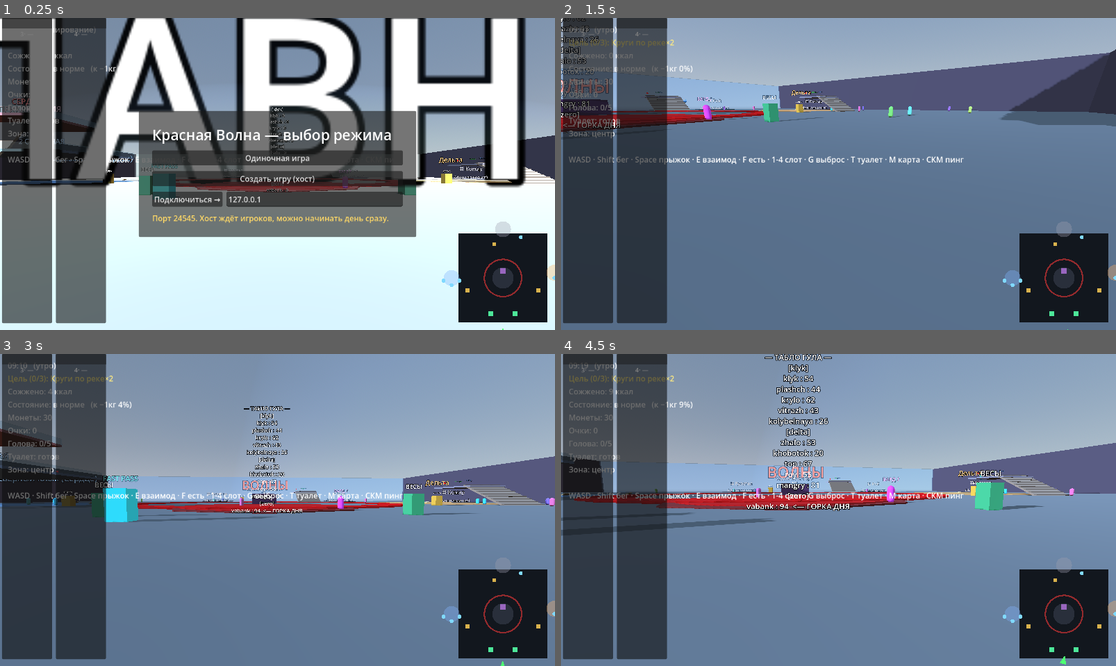
Above: before the commit, frames 1-4 (two rows, left to right).
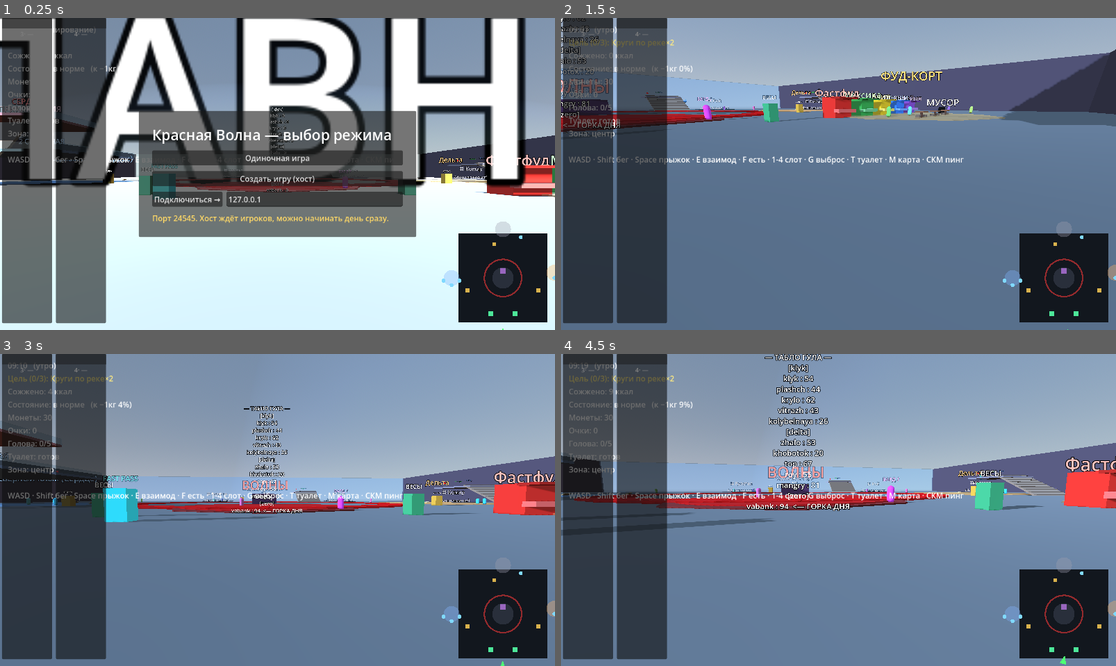
Above: after the commit, the same moments.

Repository: evangelipeep/Red-Wave
Game: Godot game, scene res://world/ParkGreybox.tscn
The game is run twice, just before and just after one commit, with the same random seed, the same clock (stepped at 60 frames per second) and the same inputs. The project has no main scene, so this scene is started directly.
Inputs (mouse positions are in pixels of both pictures, inside the frame that each line leads up to):
- Up to frame 1 (0.25 s): no input
- Up to frame 2 (1.5 s): click "Одиночная игра" at 0.5 s; tap Enter (ui_accept) at 1.25 s; drag from (1066, 276) to (894, 105) at 1.27 s
- Up to frame 3 (3 s): move the mouse to (249, 510) at 2.02 s; hold W (move_forward) from 2.03 s (still down); tap E (interact) at 2.1 s; tap Space (jump) at 2.27 s; move the mouse to (288, 503) at 2.77 s; hold 1 (inv_1) from 2.78 s (still down)
- Up to frame 4 (4.5 s): keep holding W (move_forward); move the mouse to (832, 516) at 3.52 s; release 1 (inv_1) at 3.53 s; tap 2 (inv_2) at 3.6 s; click (832, 516) at 3.67 s; tap Space (jump) at 3.77 s; move the mouse to (877, 513) at 4.27 s; hold 3 (inv_3) from 4.28 s (still down)

The runs differ from the first frame. In frame 1, 1.0% of the frame differs, in the area x 85-100%, y 43-58%; in frame 2, 2.0%, in the area x 45-81%, y 17-33%; in frame 3, 1.4%; in frame 4, 1.3%.

Commit message:
feat(food): этап 2 — мир фуд-корта (зона, 5 цветных лавок, столы, мусорка)
ParkBuilder строит фуд-корт в правоцентральной зоне (40,0,46):
FoodCourtZone (флаг in_food_court только для локального игрока, варн
при выносе еды), 5 StallPOI цветов лавок (корпус/прилавок/козырёк/
вывеска, этап 2 — визуал), столы со стульями, чёрная мусорка (группа
food_trash). Лавки/столы/мусорка в navsource — NPC обходят, навмеш
запекается с ними (353 полигона). StallPOI/FoodCourtZone — новые class.

Co-Authored-By: Claude Opus 4.8 <noreply@anthropic.com>

Diff:
--- /dev/null
+++ b/systems/poi/FoodCourtZone.gd
@@ -0,0 +1,19 @@
+extends Area3D
+class_name FoodCourtZone
+## Зона фуд-корта: держит флаг RunState.in_food_court (еду можно есть только тут).
+## Срабатывает ТОЛЬКО на локального игрока (PlayerController) — NPC/удалённые аватары
+## не считаются. При выходе с непустым подносом предупреждает: еду выносить нельзя.
+
+func _ready() -> void:
+	body_entered.connect(_on_enter)
+	body_exited.connect(_on_exit)
+
+func _on_enter(body: Node3D) -> void:
+	if body is PlayerController:
+		RunState.in_food_court = true
+
+func _on_exit(body: Node3D) -> void:
+	if body is PlayerController:
+		RunState.in_food_court = false
+		if not RunState.trays.is_empty():
+			EventBus.toast.emit("Еду нельзя выносить с фуд-корта — доешьте или выбросите.")
--- /dev/null
+++ b/systems/poi/StallPOI.gd
@@ -0,0 +1,49 @@
+extends Node3D
+class_name StallPOI
+## Лавка фуд-корта. Этап 2 — только визуал (корпус/прилавок/вывеска цвета лавки).
+## Этап 3 добавит 3 зоны (очередь/заказ/выдача), меню, оплату, пищалку и FIFO-кухню.
+
+@export var stall_id: String = "fastfood"
+
+func _ready() -> void:
+	_build_visuals()
+
+func _build_visuals() -> void:
+	var col := FoodMenu.stall_color(stall_id)
+	# Корпус лавки.
+	var body := CSGBox3D.new()
+	body.size = Vector3(4.0, 3.0, 2.6)
+	body.position = Vector3(0, 1.5, 0)
+	body.use_collision = true
+	body.material = _mat(col)
+	body.add_to_group("navsource")
+	add_child(body)
+	# Прилавок (светлее корпуса) спереди (+Z — куда подходит игрок).
+	var counter := CSGBox3D.new()
+	counter.size = Vector3(4.4, 0.5, 1.0)
+	counter.position = Vector3(0, 1.05, 1.7)
+	counter.use_collision = true
+	counter.material = _mat(col.lightened(0.3))
+	counter.add_to_group("navsource")
+	add_child(counter)
+	# Козырёк.
+	var awning := CSGBox3D.new()
+	awning.size = Vector3(4.6, 0.25, 1.6)
+	awning.position = Vector3(0, 2.9, 1.6)
+	awning.material = _mat(col.darkened(0.2))
+	add_child(awning)
+	# Вывеска.
+	var label := Label3D.new()
+	label.text = FoodMenu.stall_name(stall_id)
+	label.font_size = 80
+	label.pixel_size = 0.02
+	label.modulate = col.lightened(0.5)
+	label.outline_size = 12
+	label.billboard = BaseMaterial3D.BILLBOARD_ENABLED
+	label.position = Vector3(0, 3.7, 0)
+	add_child(label)
+
+func _mat(c: Color) -> StandardMaterial3D:
+	var m := StandardMaterial3D.new()
+	m.albedo_color = c
+	return m
--- a/world/ParkBuilder.gd
+++ b/world/ParkBuilder.gd
@@ -30,6 +30,10 @@
 	{"id": "shop_delta", "pos": Vector3(40, 0, 14)},
 	{"id": "shop_zero",  "pos": Vector3(-10, 0, -38)},
 ]
+
+# Фуд-корт — открытая правоцентральная площадка (центр кластера).
+const FOOD_COURT := Vector3(40, 0, 46)
+const STALL_IDS: Array[String] = ["fastfood", "mex", "asia", "veg", "coffee"]
 
 var _nav: NavigationRegion3D
 
@@ -60,6 +64,7 @@
 	_build_weigh(Vector3(14, 0, 40))
 	_build_weigh(Vector3(-14, 0, 40))
 	_build_theater(Vector3(0, 0, -8))
+	_build_food_court()
 
 func _build_shop(shop_id: String, pos: Vector3) -> void:
 	var s := ShopPOI.new()
@@ -252,3 +257,69 @@
 	var t := TheaterPOI.new()
 	t.position = pos
 	add_child(t)
+
+# --- Фуд-корт: зона + 5 цветных лавок + столы/стулья + мусорка. ---
+func _build_food_court() -> void:
+	var c := FOOD_COURT
+	_build_pad(c, 15.0, Color(0.85, 0.7, 0.45, 0.4))
+	# Зона фуд-корта (флаг in_food_court).
+	var zone := FoodCourtZone.new()
+	var cs := CollisionShape3D.new()
+	var box := BoxShape3D.new()
+	box.size = Vector3(40, 6, 22)
+	cs.shape = box
+	zone.add_child(cs)
+	zone.position = c + Vector3(0, 3, -1)
+	add_child(zone)
+	# 5 лавок в ряд по X на задней кромке (фронт смотрит на +Z — туда подходит игрок).
+	var xs := [-14.0, -7.0, 0.0, 7.0, 14.0]
+	for i in 5:
+		var st := StallPOI.new()
+		st.stall_id = STALL_IDS[i]
+		st.position = c + Vector3(xs[i], 0, -6)
+		add_child(st)
+	# Столы со стульями в центре площадки.
+	for tx in [-7.0, 0.0, 7.0]:
+		_build_table(c + Vector3(tx, 0, 5))
+	# Мусорка (чёрный куб) сбоку.
+	_build_trash(c + Vector3(16, 0, 2))
+	_build_label("ФУД-КОРТ", c + Vector3(0, 7, 0), Color(1.0, 0.8, 0.4))
+
+func _build_table(pos: Vector3) -> void:
+	var top := CSGBox3D.new()
+	top.size = Vector3(2.2, 0.16, 1.2)
+	top.position = pos + Vector3(0, 0.92, 0)
+	top.use_collision = true
+	top.material = _mat(Color(0.55, 0.4, 0.3))
+	top.add_to_group("navsource")   # NPC обходят столы
+	add_child(top)
+	var leg := CSGBox3D.new()
+	leg.size = Vector3(0.3, 0.9, 0.3)
+	leg.position = pos + Vector3(0, 0.45, 0)
+	leg.material = _mat(Color(0.4, 0.3, 0.25))
+	add_child(leg)
+	for off in [Vector3(-1.5, 0, 0), Vector3(1.5, 0, 0)]:
+		var chair := CSGBox3D.new()
+		chair.size = Vector3(0.6, 0.5, 0.6)
+		chair.position = pos + off + Vector3(0, 0.25, 0)
+		chair.material = _mat(Color(0.5, 0.45, 0.4))
+		add_child(chair)
+
+func _build_trash(pos: Vector3) -> void:
+	var bin := CSGBox3D.new()
+	bin.size = Vector3(1.2, 1.6, 1.2)
+	bin.position = pos + Vector3(0, 0.8, 0)
+	bin.use_collision = true
+	bin.material = _mat(Color(0.05, 0.05, 0.05))   # чёрный
+	bin.add_to_group("navsource")
+	add_child(bin)
+	var area := Area3D.new()
+	area.add_to_group("food_trash")
+	var cs := CollisionShape3D.new()
+	var box := BoxShape3D.new()
+	box.size = Vector3(3, 3, 3)
+	cs.shape = box
+	area.add_child(cs)
+	area.position = pos + Vector3(0, 1.5, 0)
+	add_child(area)
+	_build_label("МУСОР", pos + Vector3(0, 2.6, 0), Color(0.85, 0.85, 0.85))
Not shown, added: systems/poi/FoodCourtZone.gd.uid
Not shown, added: systems/poi/StallPOI.gd.uid
